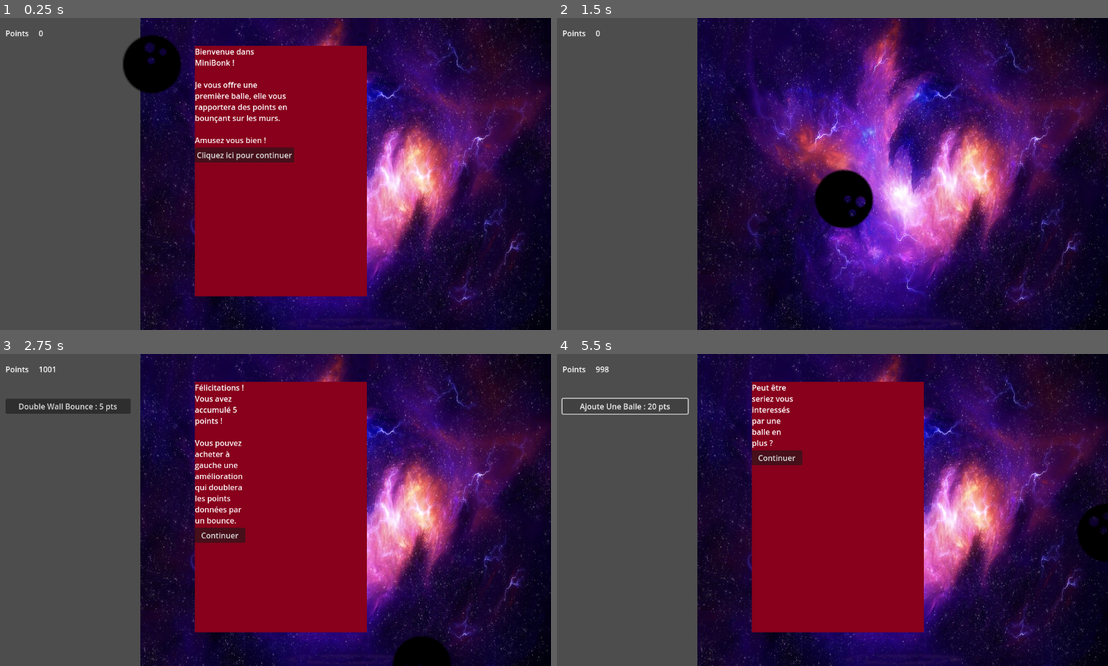
Above: before the commit, frames 1-4 (two rows, left to right).
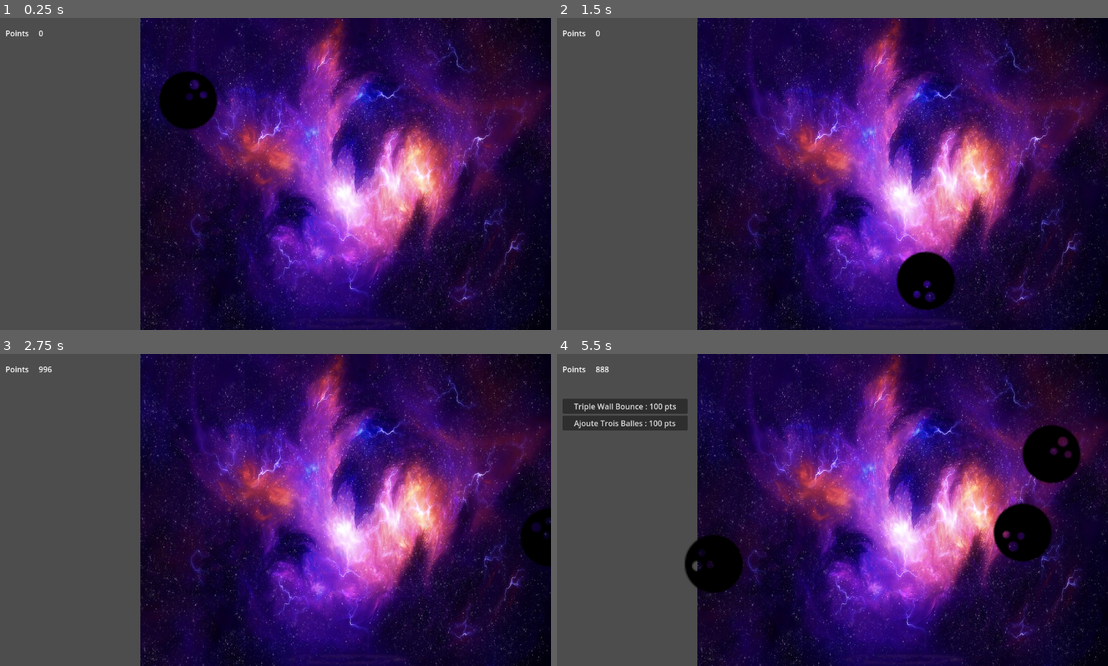
Above: after the commit, the same moments.

Repository: Niksune/Baby-Evolve-Minigame
Game: Godot game, scene res://Scenes/Game/Game.tscn
Same seed, same stepped clock (60 frames per second), same inputs: the game is played once before the commit and once after it.
Inputs (mouse positions are in pixels of both pictures, inside the frame that each line leads up to):
- Up to frame 1 (0.25 s): no input
- Up to frame 2 (1.5 s): click (799, 155) at 0.5 s, where only the run before the commit has a clickable "Cliquez ici pour continuer"
- Up to frame 3 (2.75 s): click (66, 407) at 2 s, where only the run after the commit has a clickable "Double Wall Bounce : 5 pts"
- Up to frame 4 (5.5 s): click (777, 534) at 2.75 s, where only the run before the commit has a clickable "Continuer"; click "Double Wall Bounce : 5 pts" (after the commit: "Ajoute Une Balle : 20 pts") at 3.5 s; click (623, 407) at 4.25 s, where only the run after the commit has a clickable "Double Wall Bounce : 50 pts"; click (623, 407) at 5 s, where only the run after the commit has a clickable "Ajoute Une Balle : 50 pts"

The runs differ from the first frame. In frame 1, 27% of the frame differs, in the area x 22-67%, y 5-90%; in frame 2, 3.0%; in frame 3, 28%; in frame 4, 32%, in the area x 0-100%, y 4-90%.

Commit message:
Adds bonk sound and points, adds a game_mode (opposite of debug_mode)

Diff:
--- a/Autoload/EventBus.gd
+++ b/Autoload/EventBus.gd
@@ -3,3 +3,5 @@
 signal buy_button_pressed(ID_evolve: String)
 
 signal ball_wall_bounce()
+
+signal ball_bonk()
--- a/Autoload/Global.gd
+++ b/Autoload/Global.gd
@@ -11,3 +11,5 @@
 	"add_ball_3" : Evolve.new("add_ball", 1, 100, false),
 	"activate_bonk" : Evolve.new("activate_bonk", 0, 500, false, "Activer le BONK")
 }
+
+var game_mode = false
--- a/Scenes/BallGame/BallGame.gd
+++ b/Scenes/BallGame/BallGame.gd
@@ -4,9 +4,11 @@
 
 
 signal wall_bounce()
+signal bonk()
 
 func _ready():
 	EVENTS.ball_wall_bounce.connect(_on_ball_wall_bounce)
+	EVENTS.ball_bonk.connect(_on_ball_bonk)
 	add_ball()
 
 
@@ -14,6 +16,8 @@
 func _on_ball_wall_bounce():
 	wall_bounce.emit()
 
+func _on_ball_bonk():
+	bonk.emit()
 
 func add_ball():
 	var new_ball = ball_scene.instantiate()
--- a/Scenes/Game/EvolveManager.gd
+++ b/Scenes/Game/EvolveManager.gd
@@ -6,6 +6,7 @@
 var Evolve = load("res://Scenes/Game/Evolve.gd")
 
 var bounce_wall_multiplicator = 1
+var bonk_multiplicator = 1
 
 var multi_bounce_counter = 1
 var add_ball_counter = 1
@@ -21,7 +22,8 @@
 func points_from_bounce():
 	return 1 * bounce_wall_multiplicator
 
-
+func points_from_bonk():
+	return 10000 * bonk_multiplicator
 
 func points_change(current_points, total_points):
 	if current_points >= GLOBAL.evolve_map["multi_bounce_1"].cost && !GLOBAL.evolve_map["multi_bounce_1"].buyable :
--- a/Scenes/Game/Game.gd
+++ b/Scenes/Game/Game.gd
@@ -3,6 +3,7 @@
 @onready var UI = %UI
 @onready var EvolveManager = %EvolveManager
 @onready var DialogManager = %DialogManager
+@onready var BonkSound = %BonkSound
 
 
 var current_points : int = 1000
@@ -11,8 +12,8 @@
 
 
 func _ready():
-	DialogManager.execute_dialog(1)
-	pass
+	if GLOBAL.game_mode:
+		DialogManager.execute_dialog(1)
 
 
 
@@ -29,8 +30,9 @@
 
 func send_update_points():
 	UI.points_change(current_points, total_points)
-	DialogManager.points_change(current_points, total_points)
 	EvolveManager.points_change(current_points, total_points)
+	if GLOBAL.game_mode:
+		DialogManager.points_change(current_points, total_points)
 
 
 
@@ -52,9 +54,14 @@
 
 
 
-func _on_wall_bounce():
-	add_points(EvolveManager.points_from_bounce())
 
 
 func _on_ui_buy_button_pressed(ID_evolve):
 	check_buying(ID_evolve)
+
+func _on_ball_game_wall_bounce():
+	add_points(EvolveManager.points_from_bounce())
+
+func _on_ball_game_bonk():
+	add_points(EvolveManager.points_from_bonk())
+	BonkSound.play()
--- a/Scenes/Game/Game.tscn
+++ b/Scenes/Game/Game.tscn
@@ -1,10 +1,11 @@
-[gd_scene load_steps=6 format=3 uid="uid://bae4h0r30ijdr"]
+[gd_scene load_steps=7 format=3 uid="uid://bae4h0r30ijdr"]
 
 [ext_resource type="PackedScene" uid="uid://dfeuyihwq6loe" path="res://Scenes/UI/UI.tscn" id="1_fpevc"]
 [ext_resource type="Script" path="res://Scenes/Game/Game.gd" id="1_js6wb"]
 [ext_resource type="Script" path="res://Scenes/Game/DialogManager.gd" id="1_kxsmm"]
 [ext_resource type="PackedScene" uid="uid://dtn8sjtbclgi2" path="res://Scenes/BallGame/BallGame.tscn" id="3_ixc25"]
 [ext_resource type="Script" path="res://Scenes/Game/EvolveManager.gd" id="5_mtkla"]
+[ext_resource type="AudioStream" uid="uid://b6mm7jriyewg0" path="res://Assets/Sounds/bonk.mp3" id="6_26nr8"]
 
 [node name="Game" type="Node2D"]
 script = ExtResource("1_js6wb")
@@ -28,8 +29,13 @@
 unique_name_in_owner = true
 script = ExtResource("1_kxsmm")
 
+[node name="BonkSound" type="AudioStreamPlayer2D" parent="."]
+unique_name_in_owner = true
+stream = ExtResource("6_26nr8")
+
 [connection signal="buy_button_pressed" from="HSplitContainer/UI" to="." method="_on_ui_buy_button_pressed"]
-[connection signal="wall_bounce" from="HSplitContainer/BallGame" to="." method="_on_wall_bounce"]
+[connection signal="bonk" from="HSplitContainer/BallGame" to="." method="_on_ball_game_bonk"]
+[connection signal="wall_bounce" from="HSplitContainer/BallGame" to="." method="_on_ball_game_wall_bounce"]
 [connection signal="add_ball" from="EvolveManager" to="HSplitContainer/BallGame" method="_on_evolve_manager_add_ball"]
 [connection signal="add_new_evolve" from="EvolveManager" to="HSplitContainer/UI" method="_on_evolve_manager_add_new_evolve"]
 [connection signal="launch_dialog" from="DialogManager" to="HSplitContainer/UI" method="_on_dialog_manager_launch_dialog"]
